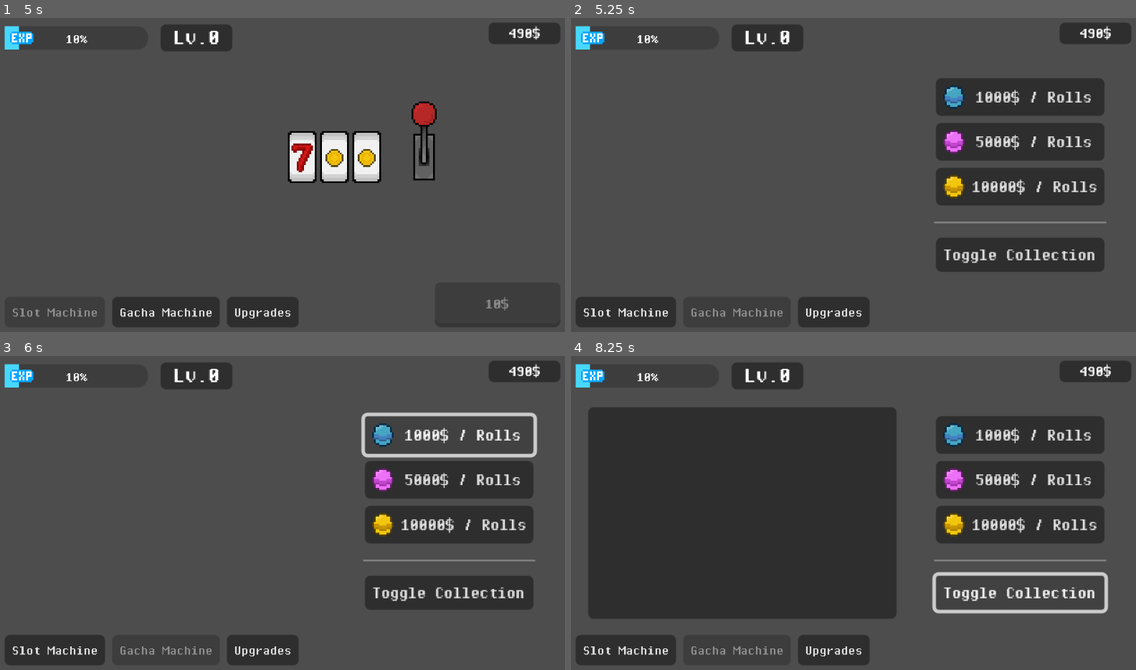
Above: before the commit, frames 1-4 (two rows, left to right).
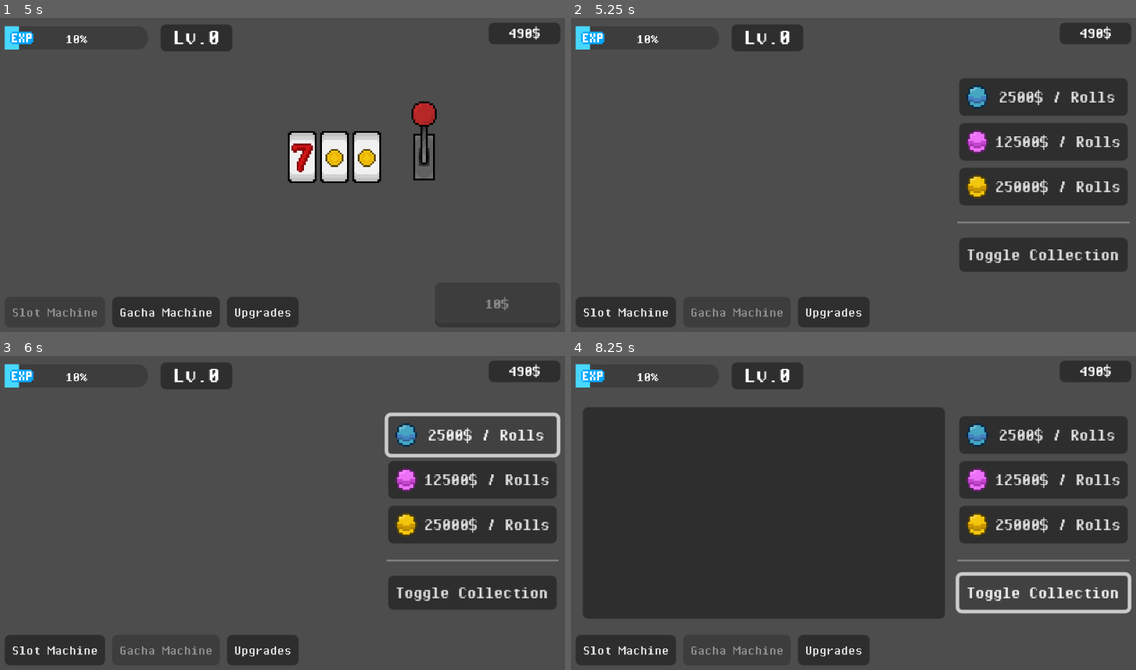
Above: after the commit, the same moments.

Repository: Animo105/gamble
Game: Godot game, scene res://Slot machine/slot_machine.tscn
Same seed, same stepped clock (60 frames per second), same inputs: the game is played once before the commit and once after it.
Inputs (mouse positions are in pixels of both pictures, inside the frame that each line leads up to):
- Up to frame 1 (5 s): click (423, 156) at 0.5 s; tap Enter at 3.5 s; click "Slot Machine" at 4.25 s
- Up to frame 2 (5.25 s): click "Gacha Machine" at 5 s
- Up to frame 3 (6 s): click "1000$ / Rolls" (after the commit: "2500$ / Rolls") at 5.75 s
- Up to frame 4 (8.25 s): click "5000$ / Rolls" (after the commit: "12500$ / Rolls") at 6.5 s; click "10000$ / Rolls" (after the commit: "25000$ / Rolls") at 7.25 s; click "Toggle Collection" at 8 s

Frame 1 is identical in both runs. In frame 2, 6.6% of the frame differs, in the area x 64-99%, y 19-81%; in frame 3, 6.4%; in frame 4, 11%, in the area x 2-100%, y 16-84%.

Commit message:
Ajout d'objets

Diff:
--- a/Assets/JSON/gachas.json
+++ b/Assets/JSON/gachas.json
@@ -10,19 +10,19 @@
 				"expression":"func.increase_luck(0.1)",
 			},
 			{
-				"id":1,
-				"name":"Golden Horseshoe",
-				"description":"Slightly increase luck.",
-				"texture":"horseshoe.png",
-				"expression":"func.increase_luck(0.1)",
-			},
-			{
 				"id":2,
 				"name":"Unused Gear",
 				"description":"Increase slot speed.",
 				"texture":"gear.png",
-				"expression":"0",
+				"expression":"func.increase_slot_speed(0.05)",
 			},
+			{
+				"id":5,
+				"name":"Foreign Currency (Bronze)",
+				"description":"Slightly increase coin value.",
+				"texture":"bronze_currency.png",
+				"expression":"func.increase_coin_value(50))",
+			}
 		],
 		"waifus":[
 			{
@@ -39,10 +39,31 @@
 			{
 				"id":3,
 				"name":"VIP tag",
-				"description":"Increase exp gain.",
+				"description":"Increase exp gain. (peut etre pas en fait c'est peux etre compliquer a gérer)",
 				"texture":"vip_tag.png",
 				"expression":"0",
 			},
+			{
+				"id":1,
+				"name":"Golden Horseshoe",
+				"description":"Slightly increase luck.",
+				"texture":"horseshoe.png",
+				"expression":"func.increase_luck(0.1)",
+			},
+			{
+				"id":6,
+				"name":"Foreign Currency (Silver)",
+				"description":"Increase coin value.",
+				"texture":"silver_currency.png",
+				"expression":"func.increase_coin_value(100))",
+			},
+			{
+				"id":8,
+				"name":"Screwdriver",
+				"description":"Come on they won't notice a few missing coins.",
+				"texture":"screwdriver.png",
+				"expression":"func.increase_flat_win_bonus(50))",
+			}
 		],
 		"waifus":[
 
@@ -51,7 +72,13 @@
 	{
 		"exp":10000,
 		"items":[
-
+			{
+				"id":7,
+				"name":"Foreign Currency (Gold)",
+				"description":"Greatly increase coin value.",
+				"texture":"gold_currency.png",
+				"expression":"func.increase_coin_value(250))",
+			}
 		],
 		"waifus":[
 
--- a/Autoloads/expression_function.gd
+++ b/Autoloads/expression_function.gd
@@ -3,6 +3,9 @@
 # #################### Méthodes pour increase valeurs ################# #
 func increase_money(amount : int):
 	Global.money += amount
+
+func increase_flat_win_bonus(amount : int):
+	Global.flat_win_bonus += amount
 
 func increase_coin_value(amount : int):
 	SlotsData.coins_bonus_value += amount
--- a/Autoloads/global.gd
+++ b/Autoloads/global.gd
@@ -27,7 +27,7 @@
 var waifus_won : Dictionary[int, int] = {}
 
 # Gacha machine global
-var base_capsule_price: int = 1000
+var base_capsule_price: int = 2500
 var capsules : Dictionary[int, int] = {
 	1:0,
 	2:0,
@@ -40,3 +40,4 @@
 var slot_possibility : Array[int] = [1, 2 ,3 ,4, 7 ,13]
 var slot_wait_time : float = 1.25
 var luck_probability : float = 2
+var flat_win_bonus : int = 0
--- a/Gacha Machine/Scripts/gacha_machine_scripts.gd
+++ b/Gacha Machine/Scripts/gacha_machine_scripts.gd
@@ -1,8 +1,9 @@
 extends Control
 
-@onready var blue_capsules: Button = $"CenterContainer/VBoxContainer/blue capsules"
-@onready var pink_capsules: Button = $"CenterContainer/VBoxContainer/pink capsules"
-@onready var yellow_capsules: Button = $"CenterContainer/VBoxContainer/yellow capsules"
+@onready var blue_capsules: Button = $"VBoxContainer/blue capsules"
+@onready var pink_capsules: Button = $"VBoxContainer/pink capsules"
+@onready var yellow_capsules: Button = $"VBoxContainer/yellow capsules"
+
 @onready var gacha_prize: GachaPrize = $"Gacha Prize"
 @onready var exp_prize: Control = $"Exp Prize"
 
--- a/Gacha Machine/Scripts/gacha_prize.gd
+++ b/Gacha Machine/Scripts/gacha_prize.gd
@@ -3,7 +3,7 @@
 
 const TEXTURE_DIR : String = "res://Assets/Gacha/Items/"
 @onready var texture_rect: TextureRect = $Panel/TextureRect
-@onready var label_name: Label = $"Panel/TextureRect/Label name"
+@onready var label_name: Label = $"Panel/Label name"
 @onready var label_description: Label = $"Panel/Label description"
 @onready var stars: Sprite2D = $stars
 
--- a/Gacha Machine/gacha_machine.tscn
+++ b/Gacha Machine/gacha_machine.tscn
@@ -17,45 +17,46 @@
 grow_vertical = 2
 script = ExtResource("1_onmxo")
 
-[node name="CenterContainer" type="CenterContainer" parent="."]
+[node name="VBoxContainer" type="VBoxContainer" parent="."]
 layout_mode = 1
-anchors_preset = -1
-anchor_left = 0.581
+anchors_preset = 6
+anchor_left = 1.0
+anchor_top = 0.5
 anchor_right = 1.0
-anchor_bottom = 1.0
-offset_left = 0.0799866
+anchor_bottom = 0.5
+offset_left = -100.0
+offset_top = -54.0
+offset_right = -7.0
+offset_bottom = 54.0
 grow_horizontal = 0
 grow_vertical = 2
 
-[node name="VBoxContainer" type="VBoxContainer" parent="CenterContainer"]
-layout_mode = 2
-
-[node name="blue capsules" type="Button" parent="CenterContainer/VBoxContainer"]
+[node name="blue capsules" type="Button" parent="VBoxContainer"]
 layout_mode = 2
 theme_override_fonts/font = ExtResource("2_p0p7q")
 theme_override_font_sizes/font_size = 10
 text = "Blue Rolls"
 icon = ExtResource("3_6yh4g")
 
-[node name="pink capsules" type="Button" parent="CenterContainer/VBoxContainer"]
+[node name="pink capsules" type="Button" parent="VBoxContainer"]
 layout_mode = 2
 theme_override_fonts/font = ExtResource("2_p0p7q")
 theme_override_font_sizes/font_size = 10
 text = "Green Rolls"
 icon = ExtResource("4_6yh4g")
 
-[node name="yellow capsules" type="Button" parent="CenterContainer/VBoxContainer"]
+[node name="yellow capsules" type="Button" parent="VBoxContainer"]
 layout_mode = 2
 theme_override_fonts/font = ExtResource("2_p0p7q")
 theme_override_font_sizes/font_size = 10
 text = "Yellow Rolls"
 icon = ExtResource("5_1i34p")
 
-[node name="HSeparator" type="HSeparator" parent="CenterContainer/VBoxContainer"]
+[node name="HSeparator" type="HSeparator" parent="VBoxContainer"]
 layout_mode = 2
 theme_override_constants/separation = 10
 
-[node name="collection" type="Button" parent="CenterContainer/VBoxContainer"]
+[node name="collection" type="Button" parent="VBoxContainer"]
 layout_mode = 2
 theme_override_fonts/font = ExtResource("2_p0p7q")
 theme_override_font_sizes/font_size = 10
@@ -134,9 +135,9 @@
 anchors_preset = 4
 anchor_top = 0.5
 anchor_bottom = 0.5
-offset_left = 12.0
+offset_left = 9.0
 offset_top = -59.0
-offset_right = 184.0
+offset_right = 211.0
 offset_bottom = 59.0
 grow_vertical = 2
 
@@ -158,7 +159,7 @@
 size_flags_vertical = 0
 columns = 2
 
-[connection signal="pressed" from="CenterContainer/VBoxContainer/blue capsules" to="." method="_on_blue_capsules_pressed"]
-[connection signal="pressed" from="CenterContainer/VBoxContainer/pink capsules" to="." method="_on_pink_capsules_pressed"]
-[connection signal="pressed" from="CenterContainer/VBoxContainer/yellow capsules" to="." method="_on_yellow_capsules_pressed"]
-[connection signal="pressed" from="CenterContainer/VBoxContainer/collection" to="." method="_on_collection_pressed"]
+[connection signal="pressed" from="VBoxContainer/blue capsules" to="." method="_on_blue_capsules_pressed"]
+[connection signal="pressed" from="VBoxContainer/pink capsules" to="." method="_on_pink_capsules_pressed"]
+[connection signal="pressed" from="VBoxContainer/yellow capsules" to="." method="_on_yellow_capsules_pressed"]
+[connection signal="pressed" from="VBoxContainer/collection" to="." method="_on_collection_pressed"]
--- a/Gacha Machine/gacha_prize.tscn
+++ b/Gacha Machine/gacha_prize.tscn
@@ -6,10 +6,10 @@
 [ext_resource type="Texture2D" uid="uid://dvcsfpik2yn6y" path="res://Assets/Gacha/stars.png" id="4_s46bm"]
 
 [node name="Gacha Prize" type="Control"]
-custom_minimum_size = Vector2(80, 50)
+custom_minimum_size = Vector2(80, 70)
 layout_mode = 3
 offset_right = 80.0
-offset_bottom = 50.0
+offset_bottom = 70.0
 grow_horizontal = 2
 grow_vertical = 2
 script = ExtResource("1_0ccq2")
@@ -36,29 +36,15 @@
 grow_horizontal = 2
 texture = ExtResource("1_r5nje")
 
-[node name="Label name" type="Label" parent="Panel/TextureRect"]
-layout_mode = 1
-anchors_preset = -1
-anchor_left = -2.0
-anchor_top = 1.25
-anchor_right = 3.031
-anchor_bottom = 1.812
-offset_right = -0.496002
-offset_bottom = 0.00799942
-grow_horizontal = 2
-grow_vertical = 0
-theme_override_fonts/font = ExtResource("3_2werw")
-theme_override_font_sizes/font_size = 8
-text = "ITEM NAME"
-horizontal_alignment = 1
-
 [node name="Label description" type="Label" parent="Panel"]
 layout_mode = 1
 anchors_preset = 12
 anchor_top = 1.0
 anchor_right = 1.0
 anchor_bottom = 1.0
-offset_top = -16.0
+offset_left = 2.0
+offset_top = -22.0
+offset_right = -2.0
 grow_horizontal = 2
 grow_vertical = 0
 theme_override_fonts/font = ExtResource("3_2werw")
@@ -66,6 +52,26 @@
 text = "ITEM DESCRIPTION"
 horizontal_alignment = 1
 autowrap_mode = 3
+clip_text = true
+
+[node name="Label name" type="Label" parent="Panel"]
+layout_mode = 1
+anchors_preset = 14
+anchor_top = 0.5
+anchor_right = 1.0
+anchor_bottom = 0.5
+offset_left = 2.0
+offset_top = -11.0
+offset_right = -2.0
+offset_bottom = 12.0
+grow_horizontal = 2
+grow_vertical = 2
+theme_override_fonts/font = ExtResource("3_2werw")
+theme_override_font_sizes/font_size = 8
+text = "ITEM NAME"
+horizontal_alignment = 1
+autowrap_mode = 2
+clip_text = true
 
 [node name="stars" type="Sprite2D" parent="."]
 position = Vector2(40, 20)
--- a/Slot machine/Scripts/slot_machine_script.gd
+++ b/Slot machine/Scripts/slot_machine_script.gd
@@ -45,6 +45,7 @@
 		await get_tree().create_timer(1).timeout
 		if slots[0].selected == slots[1].selected && slots[1].selected == slots[2].selected:
 			var reward :int= SlotsData.slots[slots[0].selected].get_reward(bet)
+			reward += Global.flat_win_bonus
 			print(reward,"$")
 			Global.money += reward
 			var winSound = $winSound
Binary file added: Assets/Gacha/Items/bronze_currency.png
Not shown, added: Assets/Gacha/Items/bronze_currency.png.import
Binary file added: Assets/Gacha/Items/gold_currency.png
Not shown, added: Assets/Gacha/Items/gold_currency.png.import
Binary file added: Assets/Gacha/Items/screwdriver.png
Not shown, added: Assets/Gacha/Items/screwdriver.png.import
Binary file added: Assets/Gacha/Items/silver_currency.png
Not shown, added: Assets/Gacha/Items/silver_currency.png.import
